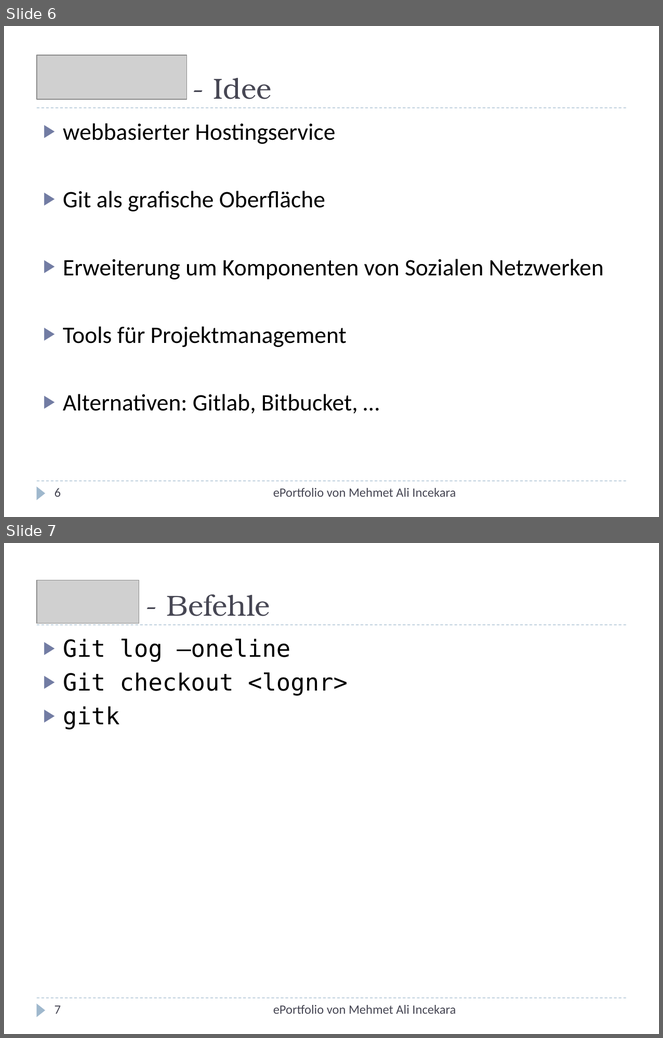
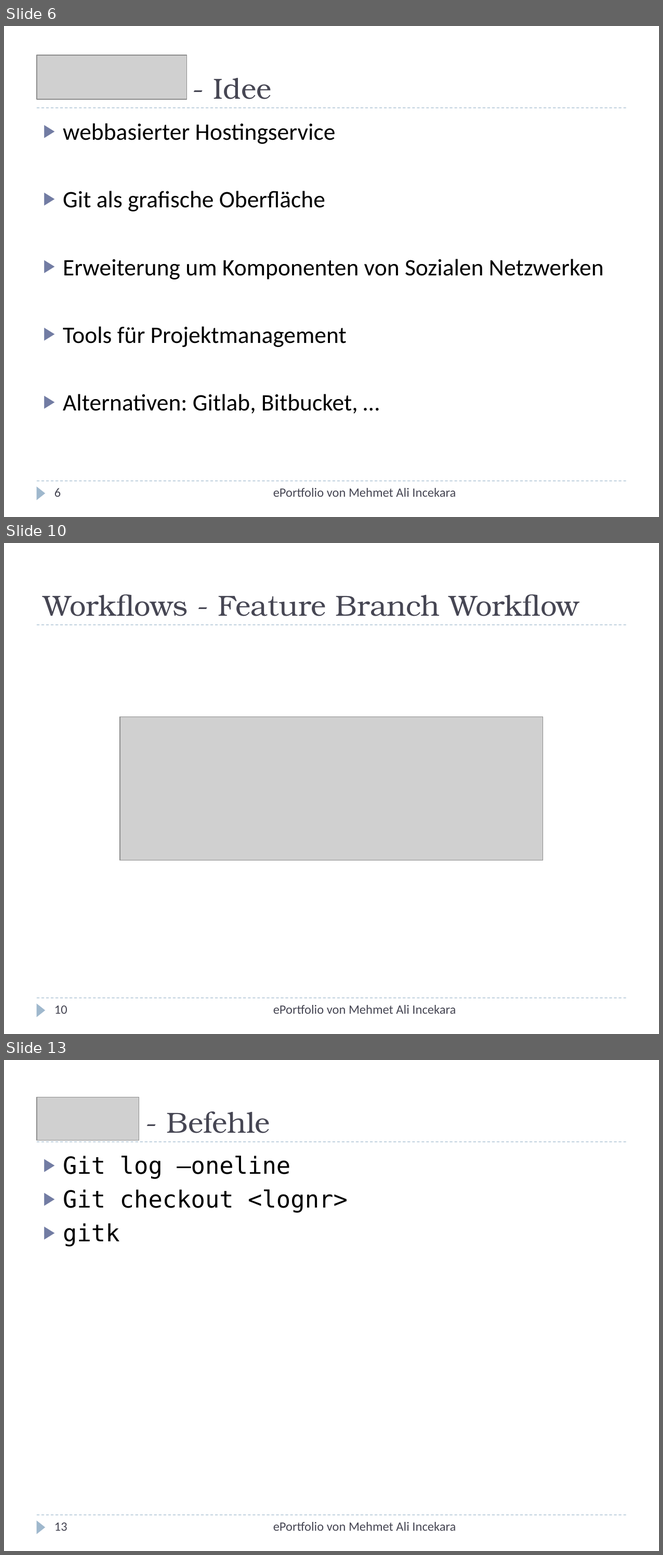
Before and after one commit to xnappy/ePortfolio, a slide deck: Git-und-GitHub.pptx. Shown one above the other, each under a label of ours: slides 6 and 7 before the commit, slides 6, 10 and 13 after it; the slides between them are not shown. The pictures are 663x1038 and 663x1555 pixels, drawn with LibreOffice and Linux fonts; fonts in the diff are those of the drawing; grey boxes stand for pictures. Boxes give left, top, right and bottom in pixels: in the first picture for what was removed or moved away, otherwise in the second. Text is boxed around its words. In the diff, an @@ line names an element or a change of style, - is before the commit and + after.

```diff
--- a/Git-und-GitHub.pptx
+++ b/Git-und-GitHub.pptx
@@ slide 10 added at <box>4,543,659,1034</box>, background #FFFFFF; not listed: 3 template elements that a slide beside it also shows @@
@@ title added at <box>43,594,579,616</box>, 32 pt, text #464653 @@
+Workflows - Feature Branch Workflow
@@ picture added at <box>120,717,543,861</box> @@
@@ page number added at <box>54,1006,67,1014</box>, 14 pt, text #464653 @@
+10
@@ text added at <box>273,1005,456,1014</box>, 14 pt, text #464653 @@
+ePortfolio von Mehmet Ali Incekara
@@ what was slide 7 is now slide 13 @@
@@ page number at <box>54,1523,67,1531</box>: text changed @@
-7
+13
```
Also in this commit, not shown: 2 slides changed, 5 other slides added, 4 other files.
